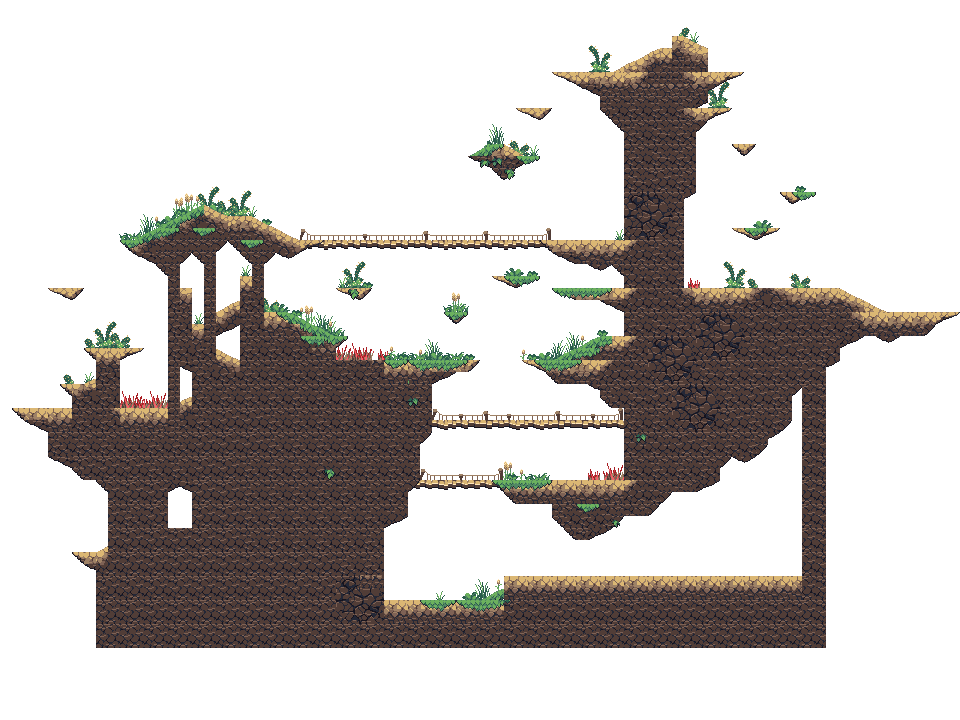
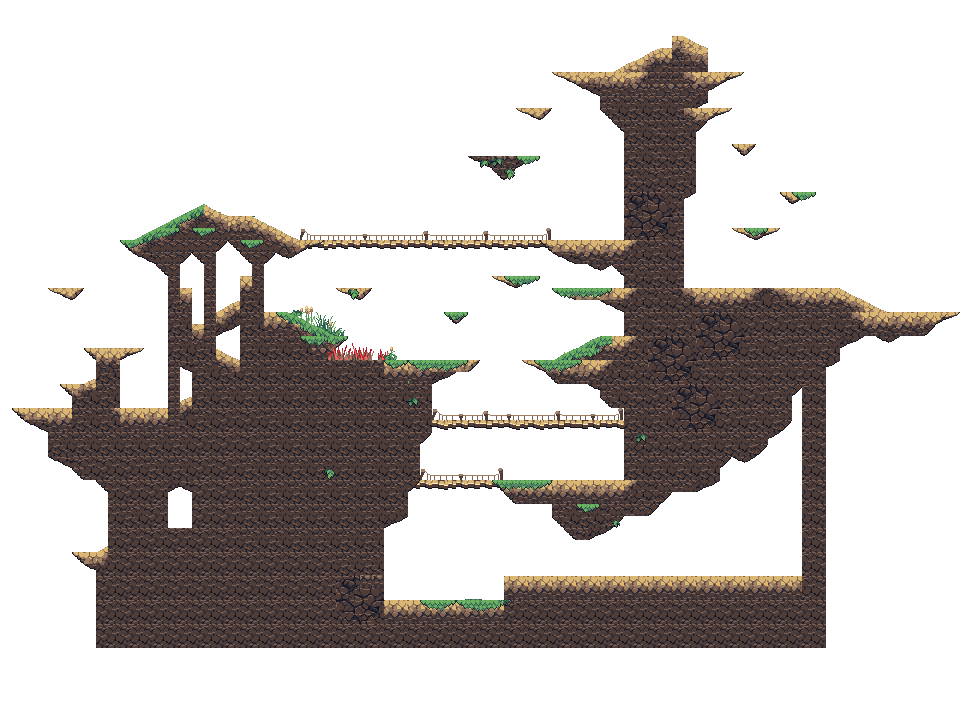
Layers edited between the first and the second 960x720 image:
added layer "sceneryfg" above "Layer" over [327, 220, 811, 480]
painted on "Layer" over [470, 144, 811, 288]
hid "scenery1.png", painted on it over [63, 27, 811, 600]
